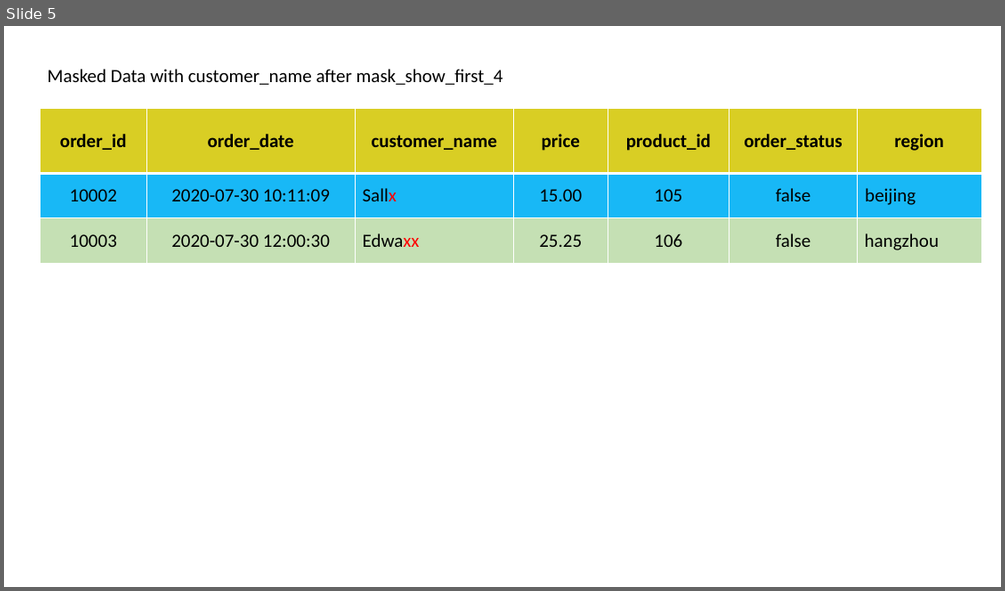
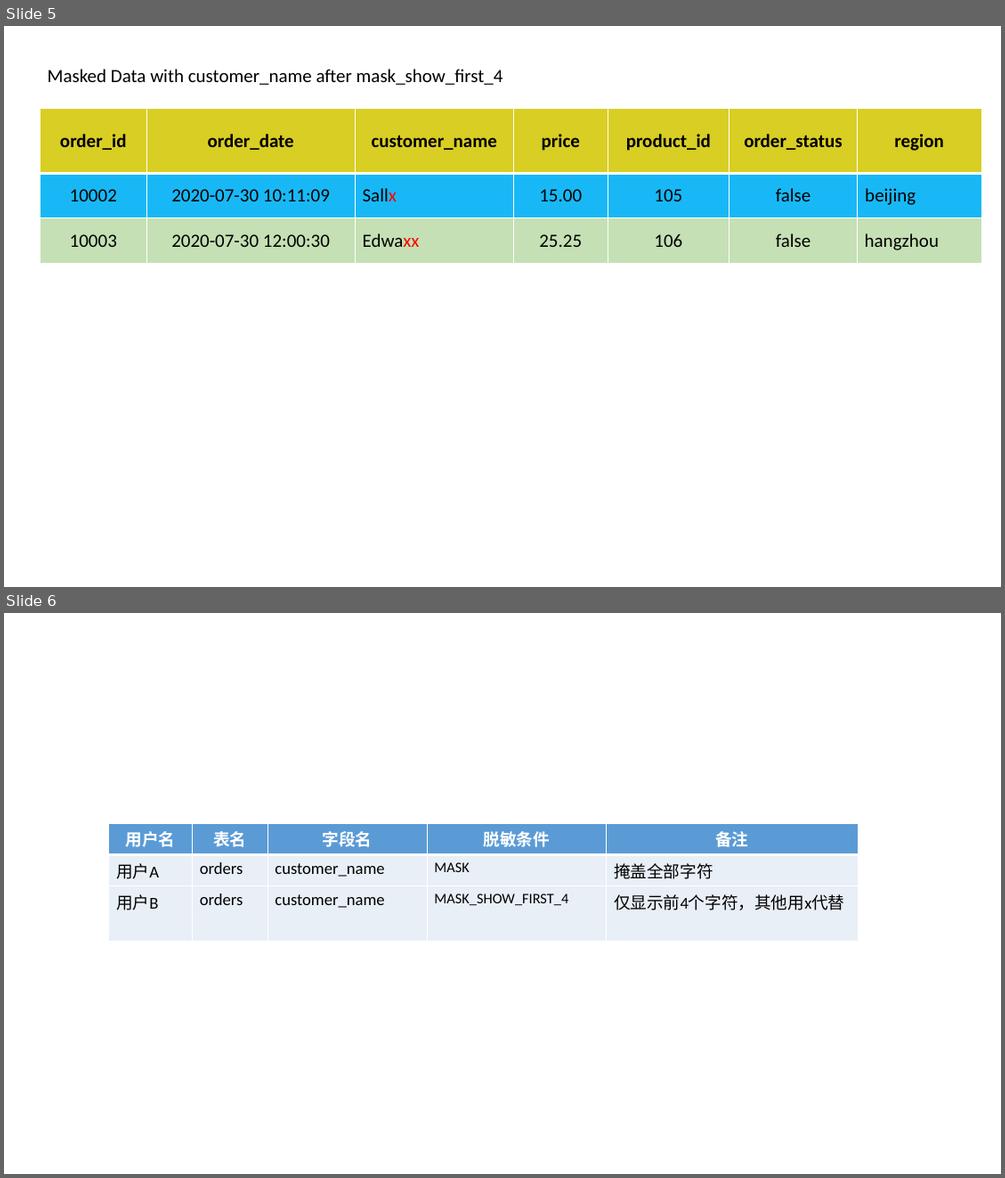
Before and after one commit to HamaWhiteGG/flink-sql-security, a slide deck: docs/images/Orders table.pptx. Shown one above the other, each under a label of ours: slide 5 before the commit, slides 5 and 6 after it. The pictures are 1005x591 and 1005x1178 pixels, drawn with LibreOffice and Linux fonts; fonts in the diff are those of the drawing. Boxes give left, top, right and bottom in pixels: in the first picture for what was removed or moved away, otherwise in the second. Text is boxed around its words. In the diff, an @@ line names an element or a change of style, - is before the commit and + after.

```diff
--- a/docs/images/Orders table.pptx
+++ b/docs/images/Orders table.pptx
@@ slide 6 added at [4, 613, 1001, 1174], background #FFFFFF @@
@@ table added at [109, 823, 858, 914], 3 rows, 5 columns @@
+用户名 | 表名 | 字段名 | 脱敏条件 | 备注
+用户A | orders | customer_name | MASK | 掩盖全部字符
+用户B | orders | customer_name | MASK_SHOW_FIRST_4 | 仅显示前4个字符，其他用x代替
```
Also in this commit, not shown: 2 other files.
